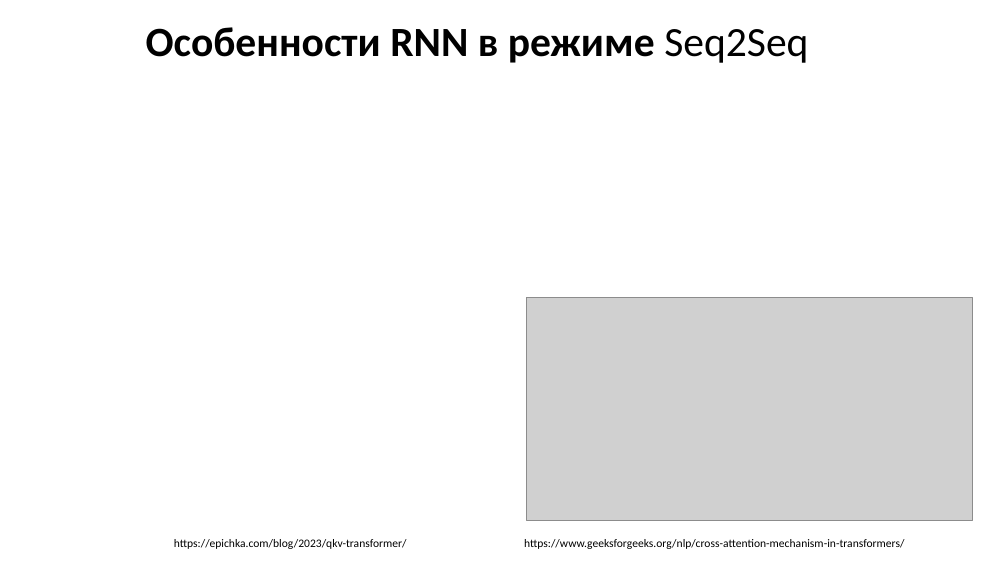
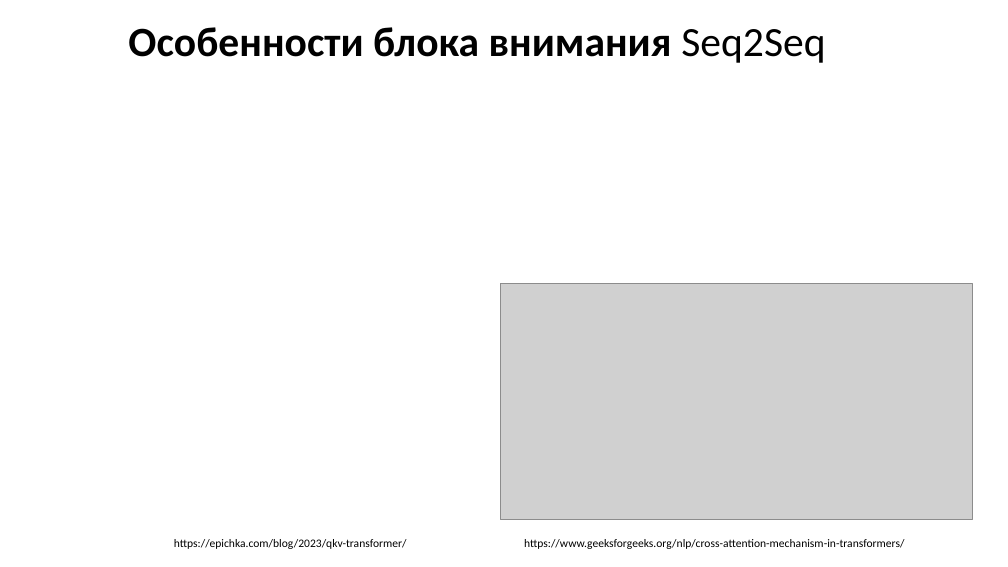
Before and after one commit to MVRonkin/TimeSeriesCourse, a slide deck: slide 5 of 2025/LEC/07-3 Transformers.pptx (slide 6 before the commit). Drawn at 1008x567 pixels with LibreOffice and Linux fonts; fonts in the diff are those of the drawing; grey boxes stand for pictures. Boxes give left, top, right and bottom in pixels: in the first picture for what was removed or moved away, otherwise in the second. Text is boxed around its words. In the diff, an @@ line names an element or a change of style, - is before the commit and + after.

```diff
--- a/2025/LEC/07-3 Transformers.pptx
+++ b/2025/LEC/07-3 Transformers.pptx
@@ title at <box>128,27,825,63</box>: text changed @@
-Особенности RNN в режиме Seq2Seq
+Особенности блока внимания Seq2Seq
@@ picture: place and size @@
-picture at <box>527,297,973,520</box>
+picture at <box>501,284,972,520</box>
```
Also in this commit, not shown: 8 other slides changed, 5 slides added, 1 slide removed.
